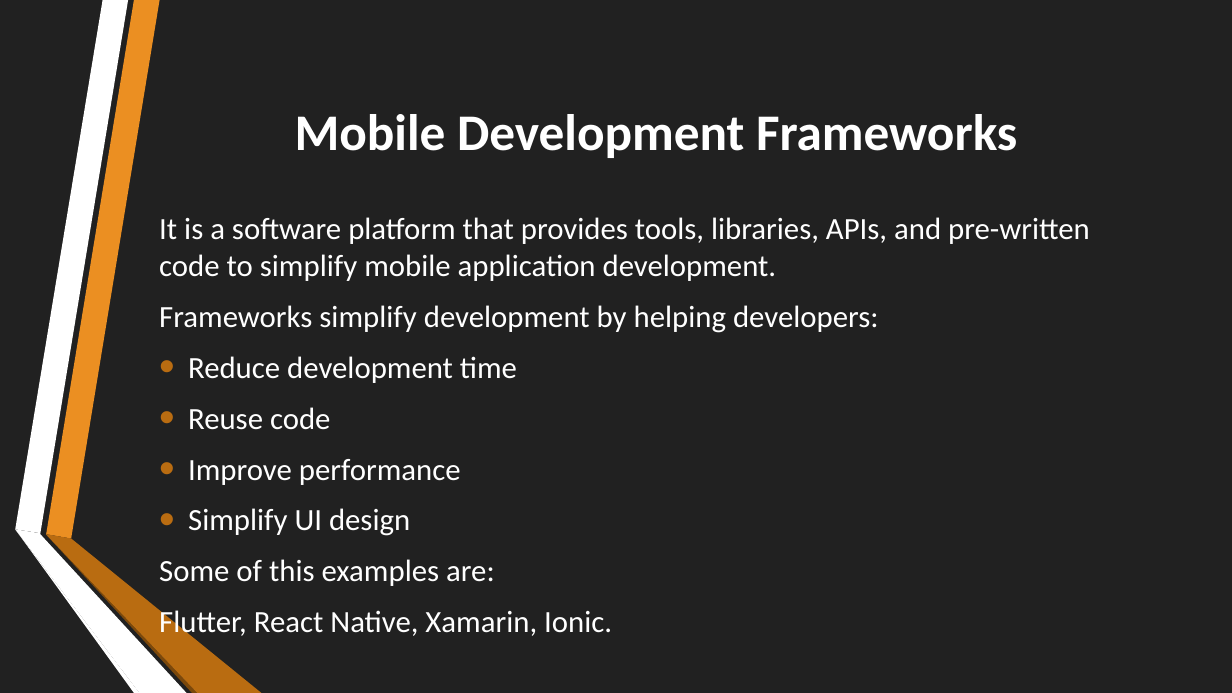
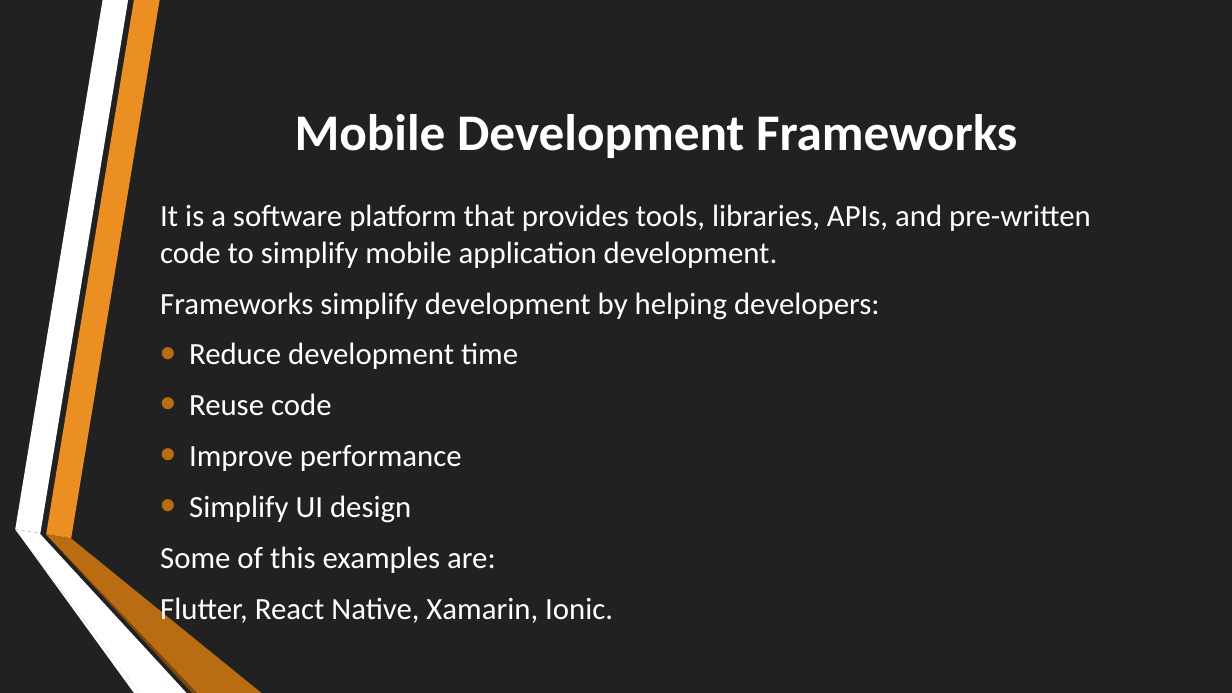
Before and after one commit to Neil1-hub/CEF-440-, a slide deck: slide 12 of Task 1/INTERNET AND MOBILE PROGRAMMING.pptx. Drawn at 1232x693 pixels with LibreOffice and Linux fonts; fonts in the diff are those of the drawing. Boxes give left, top, right and bottom in pixels: in the first picture for what was removed or moved away, otherwise in the second. Text is boxed around its words. In the diff, an @@ line names an element or a change of style, - is before the commit and + after.

```diff
--- a/Task 1/INTERNET AND MOBILE PROGRAMMING.pptx
+++ b/Task 1/INTERNET AND MOBILE PROGRAMMING.pptx
@@ text "It is a software platform ...": place and size @@
-text "It is a software platform ..." at box(159, 217, 1090, 640)
+text "It is a software platform ..." at box(160, 204, 1091, 627)
```
Also in this commit, not shown: 15 other slides changed, 2 slides added, 3 slides removed.
